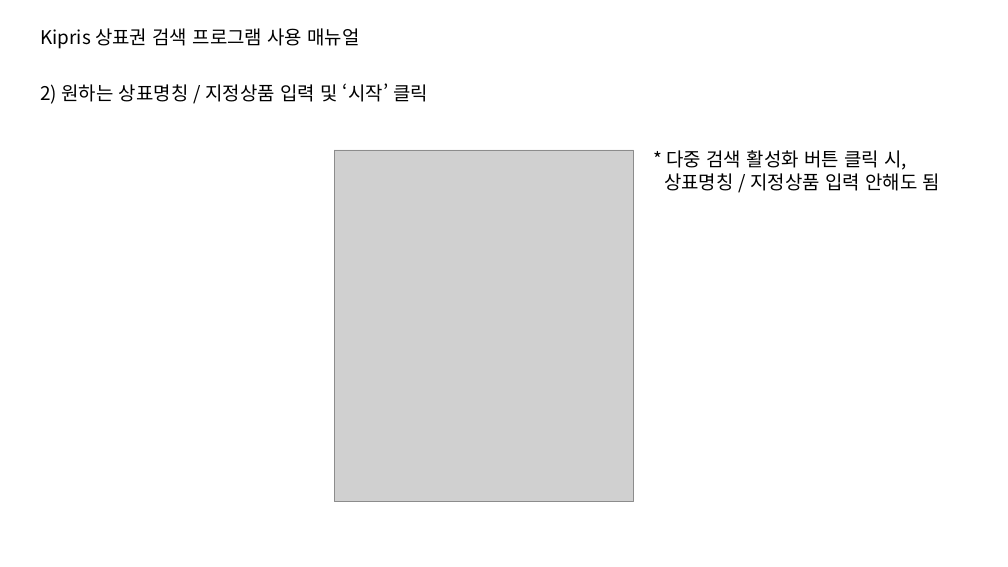
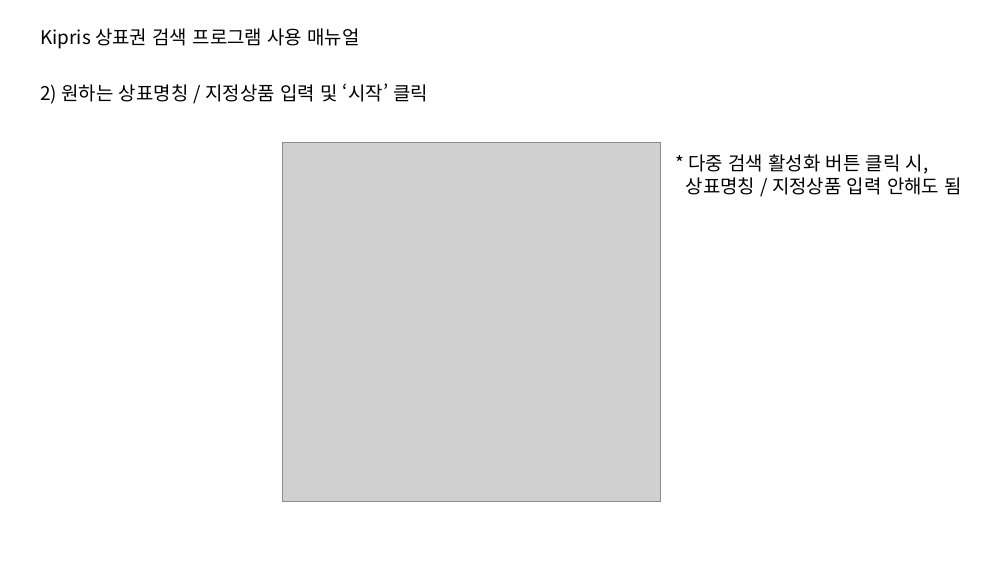
Before and after one commit to TomLee9903/TomLee9903, a slide deck: slide 5 of ScratchingKipris/사용매뉴얼.pptx. Drawn at 1008x567 pixels with LibreOffice and Linux fonts; fonts in the diff are those of the drawing; grey boxes stand for pictures. Boxes give left, top, right and bottom in pixels: in the first picture for what was removed or moved away, otherwise in the second. Text is boxed around its words. In the diff, an @@ line names an element or a change of style, - is before the commit and + after.

```diff
--- a/ScratchingKipris/사용매뉴얼.pptx
+++ b/ScratchingKipris/사용매뉴얼.pptx
@@ picture: place and size @@
-picture at (334, 150, 634, 501)
+picture at (283, 143, 660, 502)
@@ text "* 다중 검색 활성화 버튼 ...": place and size @@
-text "* 다중 검색 활성화 버튼 ..." at (664, 150, 940, 191)
+text "* 다중 검색 활성화 버튼 ..." at (686, 154, 961, 195)
```
Also in this commit, not shown: 8 other slides changed, 2 slides added, 2 other files.
